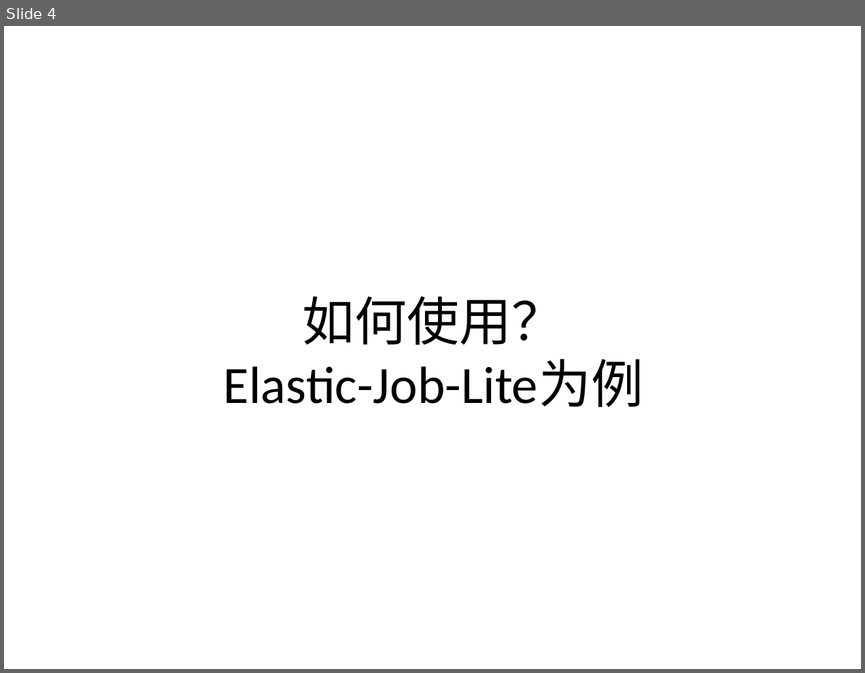
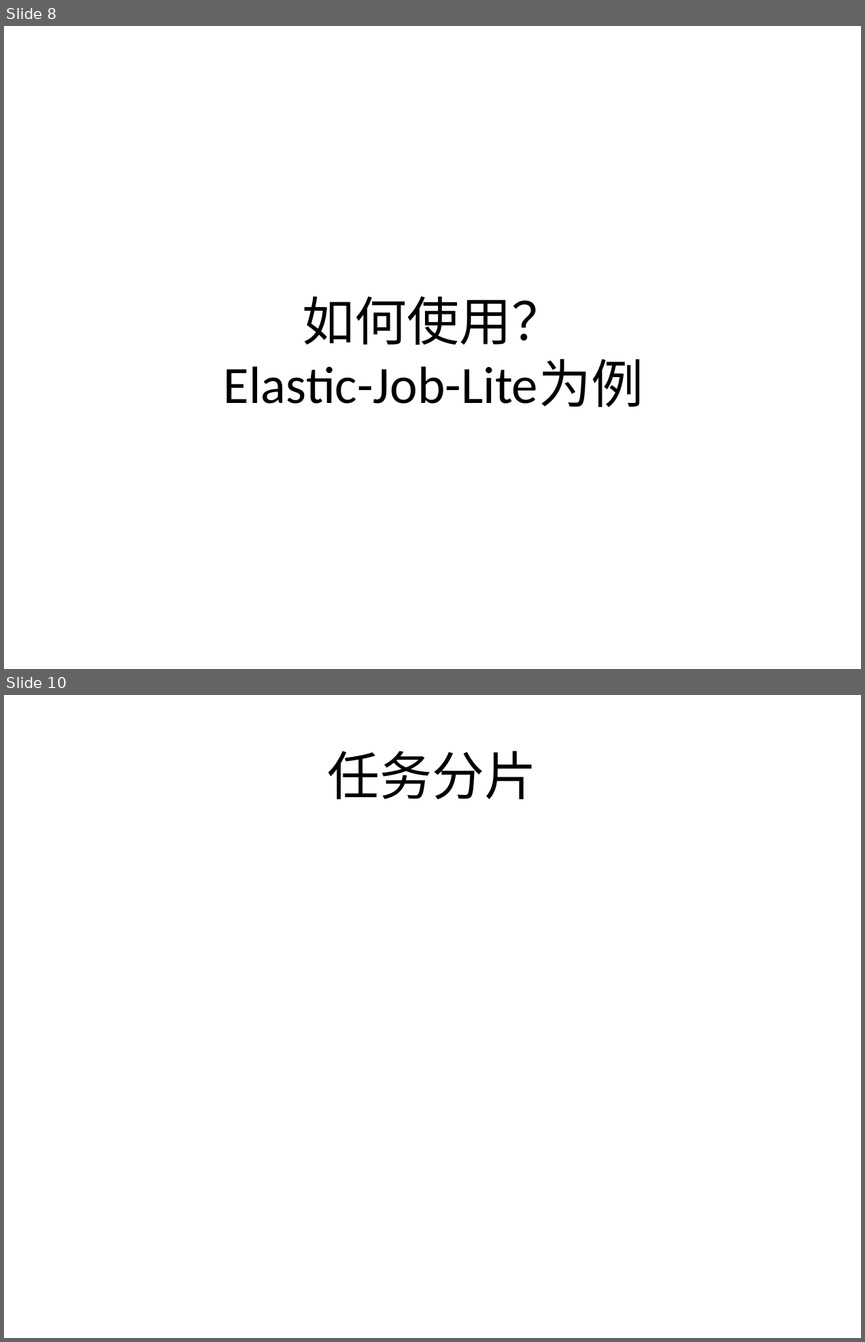
Before and after one commit to liuendy/practice, a slide deck: elastic-job-lite/elastic-job.pptx. Shown one above the other, each under a label of ours: slide 4 before the commit, slides 8 and 10 after it; the slides between them are not shown. The pictures are 865x673 and 865x1342 pixels, drawn with LibreOffice and Linux fonts; fonts in the diff are those of the drawing. Boxes give left, top, right and bottom in pixels: in the first picture for what was removed or moved away, otherwise in the second. Text is boxed around its words. In the diff, an @@ line names an element or a change of style, - is before the commit and + after.

```diff
--- a/elastic-job-lite/elastic-job.pptx
+++ b/elastic-job-lite/elastic-job.pptx
@@ slide 10 added at [4, 695, 861, 1338], background #FFFFFF @@
@@ title added at [328, 751, 537, 800], 44 pt, text #000000 @@
+任务分片
@@ what was slide 4 is now slide 8 @@
```
Also in this commit, not shown: 1 slide changed, 5 other slides added, 7 other files.
